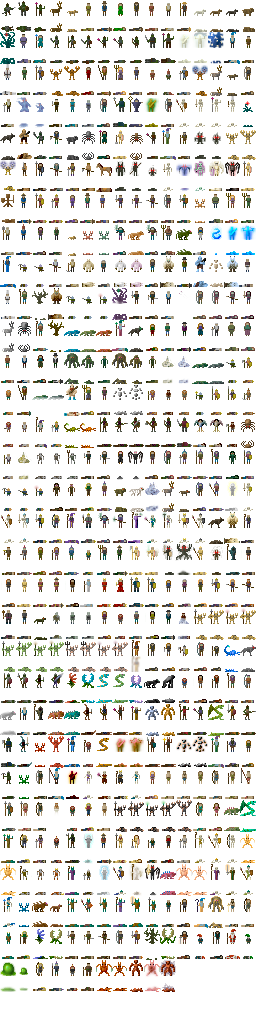
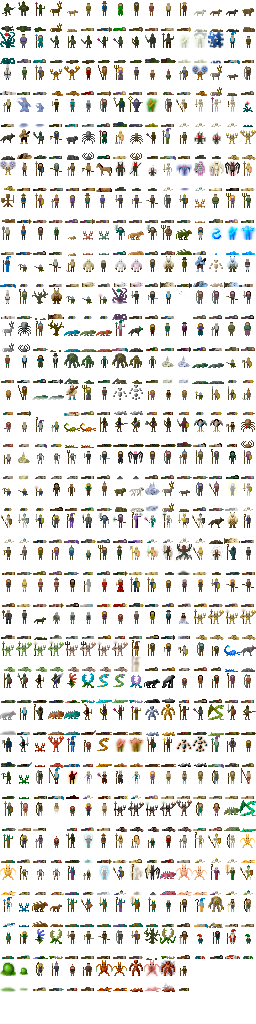
Two versions of the same layered image (256 x 1024). Layer-by-layer changes:
painted on "Background" over (179, 966, 189, 991)
